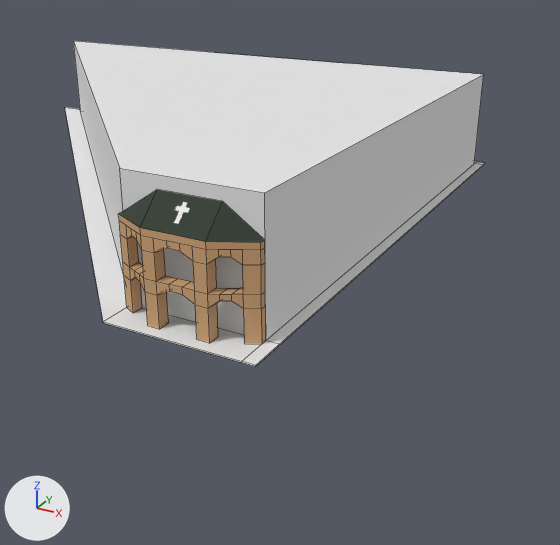
What one commit did to the Blender file assets/models/districts/descalzas/chunk_cruz_blanca.blend.
Camera for both pictures: a camera (50 mm lens) standing at (28.2, -38.4, 24.4) and looking at (-5.2, 22.3, -6.0). Every picture has the same lights, and +X, +Y and +Z are marked at lower left. The picture after the commit comes second. Mesh edges are drawn as thin lines on the coarser meshes. Objects named as collision shapes, trigger or cutter boxes, shadow casters or lower levels of detail are left out.

Names of what the first picture shows: 'Arch', 'Facade', 'Sidewalk' and 1 more.
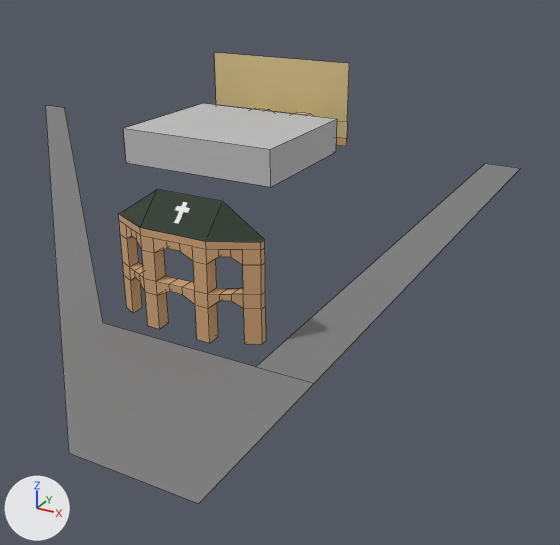
Scene script edits in JSON lines:
```json
{"op": "add", "block": "mat_road_002", "code": ["mat_road_002 = principled_material('Road.002')", "mat_road_002.base_color = (0.216, 0.216, 0.216)  # grey #808080", "mat_road_002.roughness = 1.0"]}
{"op": "add", "block": "me_plane_006", "code": ["me_plane_006 = bpy.data.meshes.new('Plane.006')", "me_plane_006.from_pydata([(-1.0, -51.0, 0.0), (1.0, -51.0, 0.0), (-1.0, 1.0, 0.0), (1.0, 1.0, 0.0), (-7.0, -51.0, 0.0), (-33.0, 1.0, 0.0), (-35.0, 1.0, 0.0), (-3.0, -63.0, 0.0), (1.0, -63.0, 0.0)], [], [(0, 1, 3, 2), (4, 5, 6, 7, 8, 1, 0)])", "me_plane_006.materials.append(mat_road_002)  # grey #808080"]}
{"op": "add", "block": "ob_facade", "code": "ob_facade.hide_set(True)"}
{"op": "add", "block": "ob_sidewalk", "code": "ob_sidewalk.hide_set(True)"}
{"op": "add", "block": "ob_roads", "code": ["ob_roads = bpy.data.objects.new('Roads', me_plane_006)", "ob_roads.location = (9.0, 48.0, 0.0)", "ob_roads.scale = (2.0, 1.0, 1.0)"]}
```

Where the change shows, as pixel boxes [x1, y1, x2, y2] in the pictures (560 x 545 px):
```json
{"object": "Facade", "change": "hidden", "before": [73, 41, 484, 340]}
{"object": "Roads", "change": "added", "after": [45, 105, 520, 504]}
{"object": "Sidewalk", "change": "hidden", "before": [65, 107, 485, 367]}
{"object": "ParkingInterior", "change": "unchanged, uncovered by the edit", "after": [123, 103, 337, 187]}
{"object": "ParkingEntrance", "change": "unchanged, uncovered by the edit", "after": [214, 52, 349, 146]}
```
